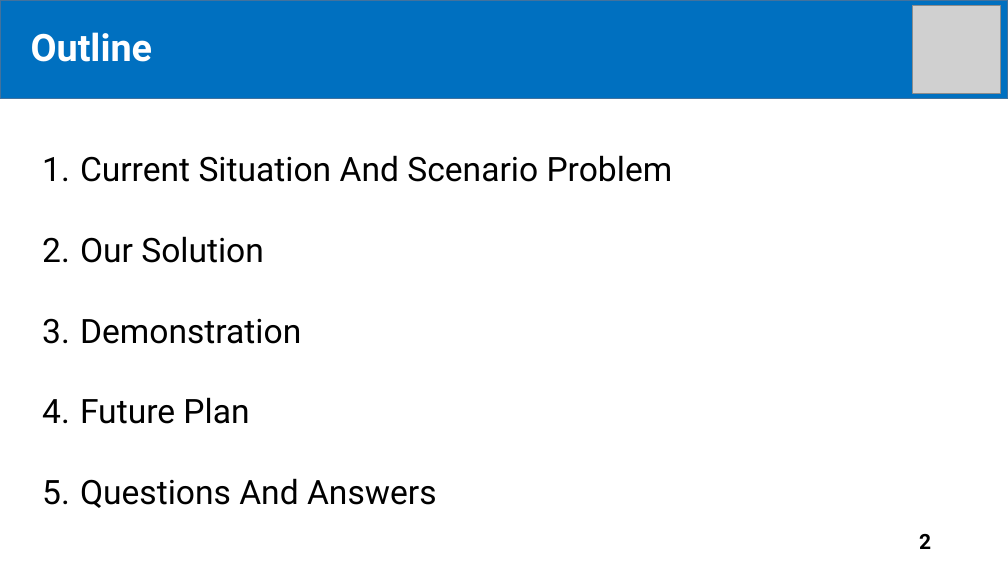
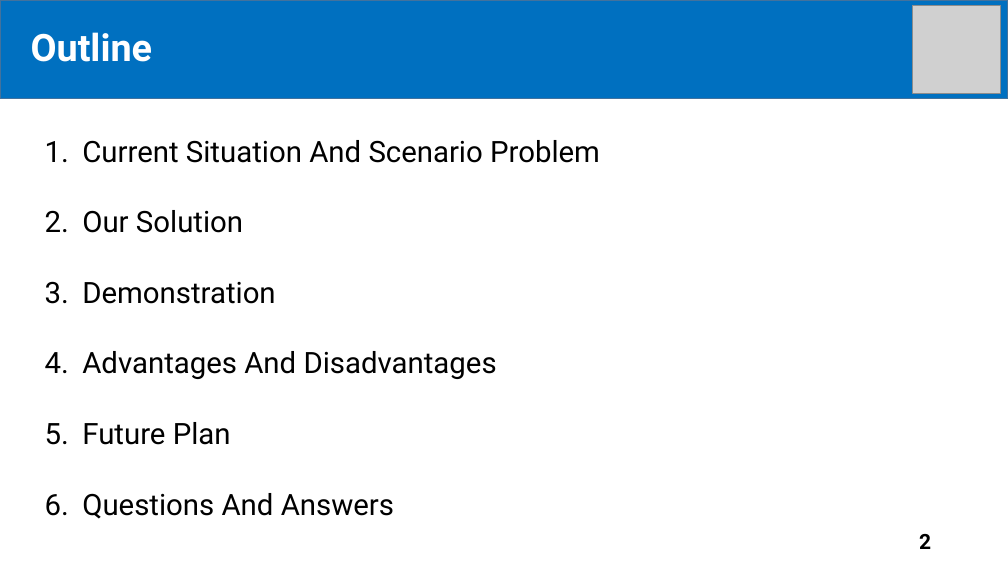
Before and after one commit to tiendan3108/CP, a slide deck: slide 2 of Source/Presentation/PreFinalPresentation.pptx. Drawn at 1008x567 pixels with LibreOffice and Linux fonts; fonts in the diff are those of the drawing; grey boxes stand for pictures. Boxes give left, top, right and bottom in pixels: in the first picture for what was removed or moved away, otherwise in the second. Text is boxed around its words. In the diff, an @@ line names an element or a change of style, - is before the commit and + after.

Commit message:
update

```diff
--- a/Source/Presentation/PreFinalPresentation.pptx
+++ b/Source/Presentation/PreFinalPresentation.pptx
@@ text "Current Situation And Scenario Problem": place and size @@
-text "Current Situation And Scenario Problem" at <box>80,155,673,508</box>
+text "Current Situation And Scenario Problem" at <box>82,140,600,519</box>
@@ text at <box>82,140,600,519</box>: size 32 to 28 pt in "Current Situation And Scenario Problem", "Our Solution", "Demonstration", "Future Plan" and 1 more places @@
@@ text at <box>82,351,497,379</box>: paragraph added @@
+4. Advantages And Disadvantages
```
Also in this commit, not shown: 1 other slide changed, 1 slide added.
